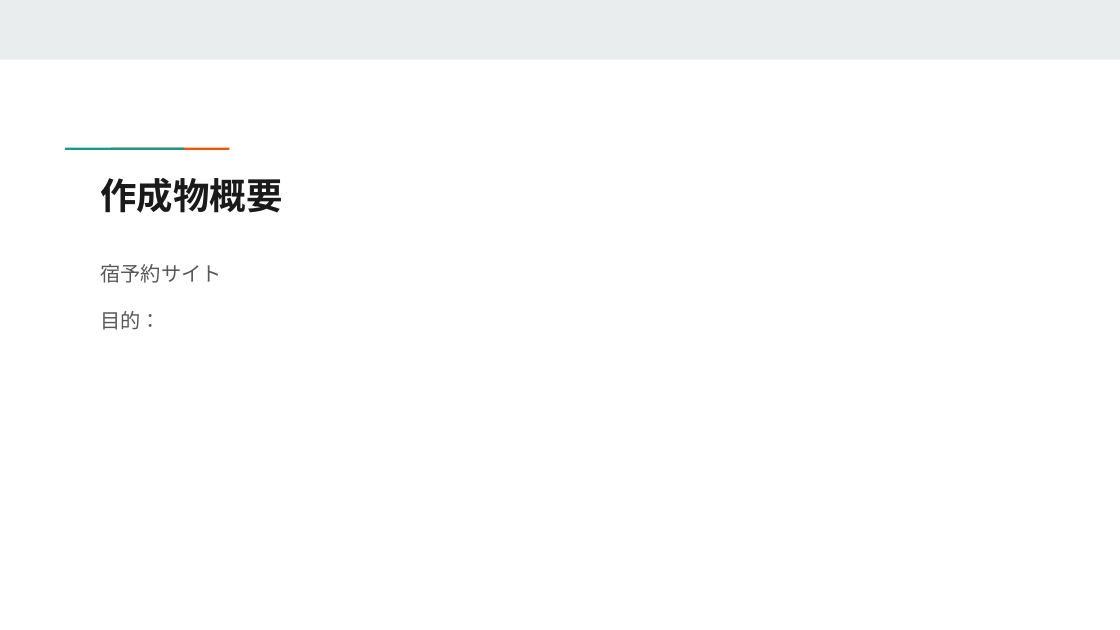
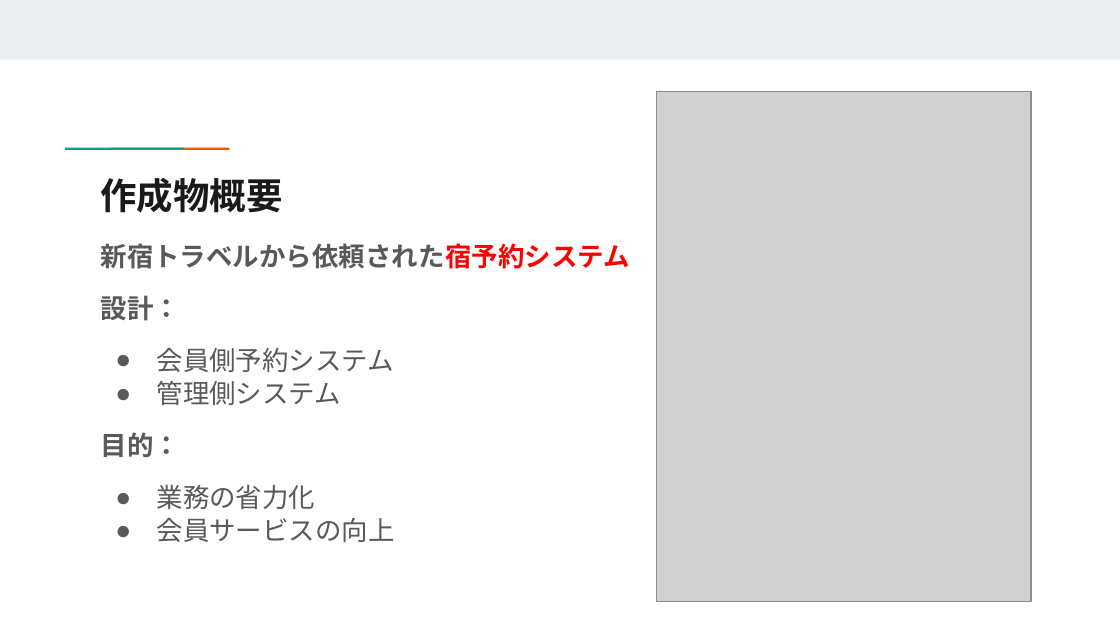
Before and after one commit to reskill-java-2024-nomura/Nomcnc, a slide deck: slide 2 of document/成果発表会資料.pptx. Drawn at 1120x630 pixels with LibreOffice and Linux fonts; fonts in the diff are those of the drawing; grey boxes stand for pictures. Boxes give left, top, right and bottom in pixels: in the first picture for what was removed or moved away, otherwise in the second. Text is boxed around its words. In the diff, an @@ line names an element or a change of style, - is before the commit and + after.

```diff
--- a/document/成果発表会資料.pptx
+++ b/document/成果発表会資料.pptx
@@ picture added at (656,92,1032,601) @@
@@ text "新宿トラベルから依頼された宿予約システム": place and size @@
-text "新宿トラベルから依頼された宿予約システム" at (101,264,222,330)
+text "新宿トラベルから依頼された宿予約システム" at (101,243,630,542)
@@ text at (101,243,630,405): text changed; size 13 to 17 pt; bold on @@
-宿予約サイト
+新宿トラベルから依頼された宿予約システム
+設計：
+● 会員側予約システム
+● 管理側システム
@@ text at (101,432,180,457): size 13 to 17 pt, bold on in "目的："; line spacing 1.15 to 1.05 @@
@@ text at (157,484,395,542): paragraphs added @@
+● 業務の省力化
+● 会員サービスの向上
```
Also in this commit, not shown: 9 other slides changed, 1 slide added.
